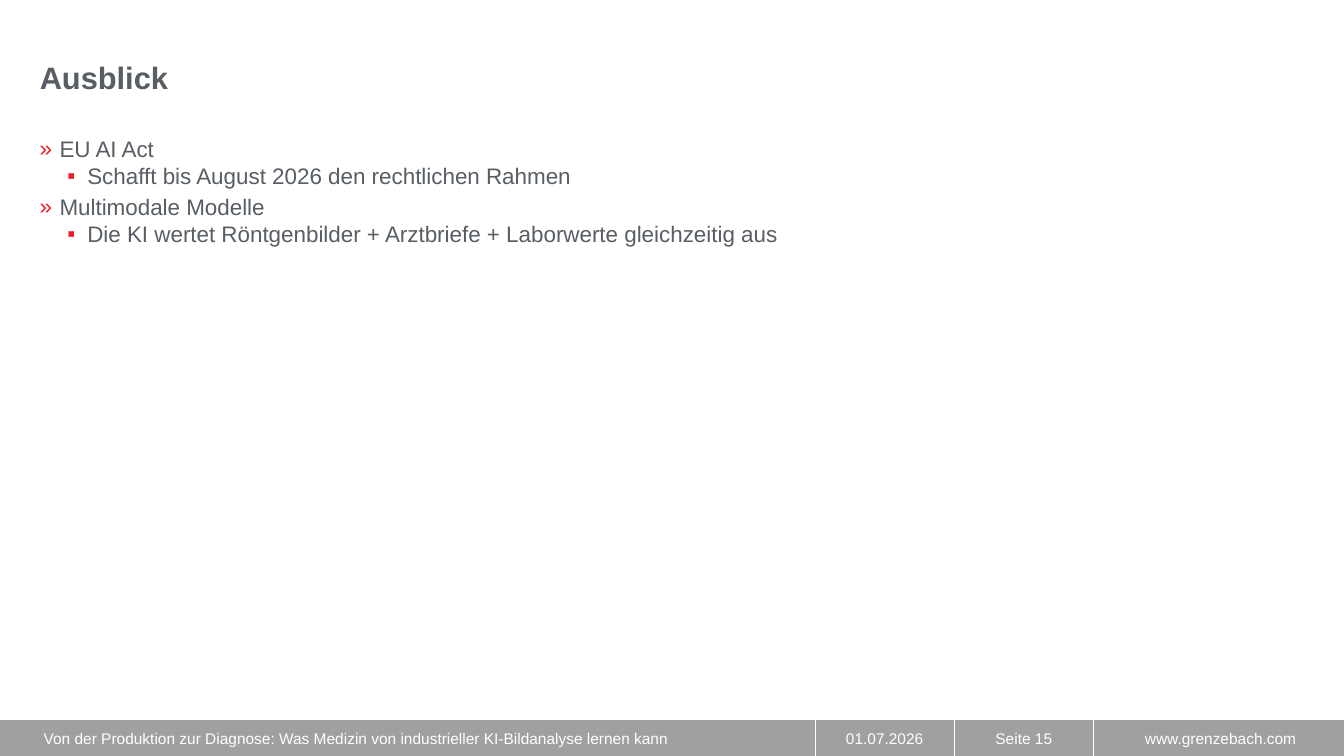
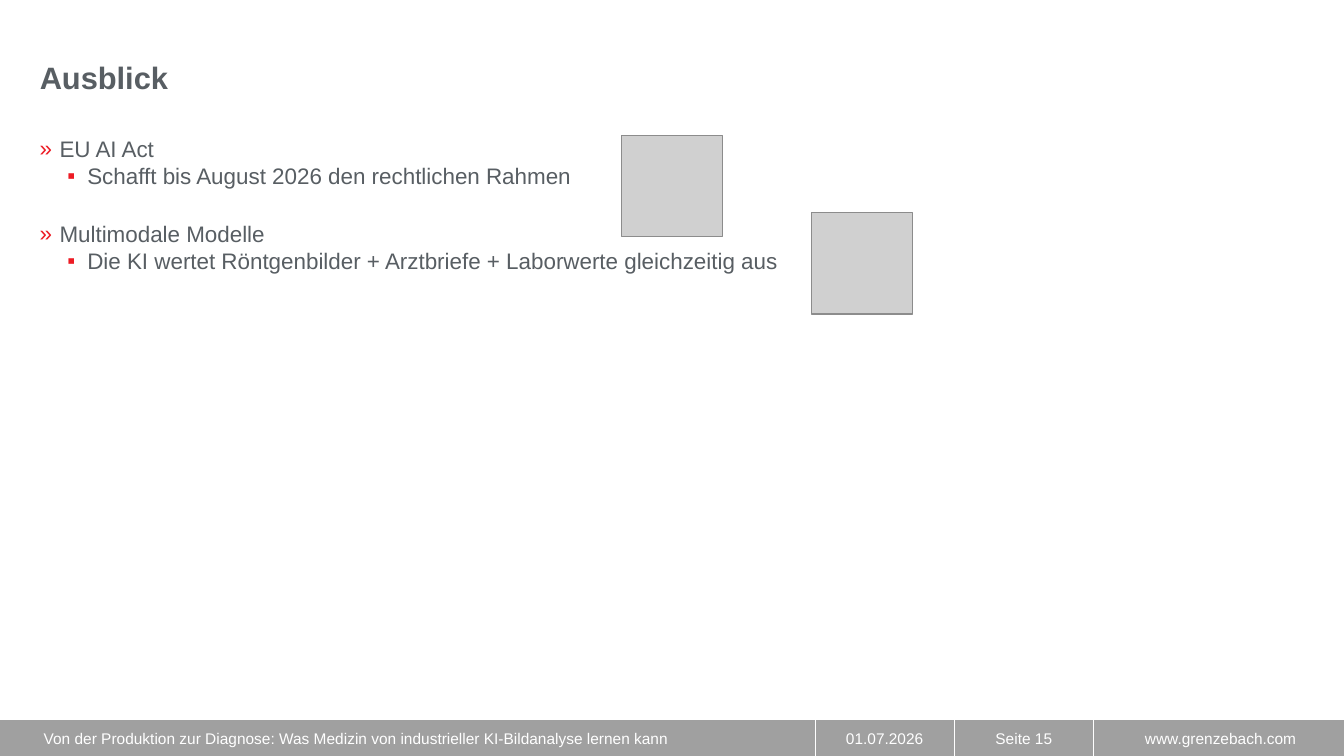
Before and after one commit to gbshschmlu/hs_fulda, a slide deck: slide 15 of sose2026/gesundheitstechnik/präsentation/Präsentation.pptx. Drawn at 1344x756 pixels with LibreOffice and Linux fonts; fonts in the diff are those of the drawing; grey boxes stand for pictures; background and template pictures are left out. Boxes give left, top, right and bottom in pixels: in the first picture for what was removed or moved away, otherwise in the second. Text is boxed around its words. In the diff, an @@ line names an element or a change of style, - is before the commit and + after.

```diff
--- a/sose2026/gesundheitstechnik/präsentation/Präsentation.pptx
+++ b/sose2026/gesundheitstechnik/präsentation/Präsentation.pptx
@@ text "EU AI Act" rewrapped from (x1=60, y1=141, x2=777, y2=247) to (x1=60, y1=141, x2=777, y2=274) @@
@@ picture added at (x1=621, y1=135, x2=722, y2=236) @@
@@ picture added at (x1=811, y1=213, x2=912, y2=314) @@
```
Also in this commit, not shown: 3 other slides changed, 1 other file.
